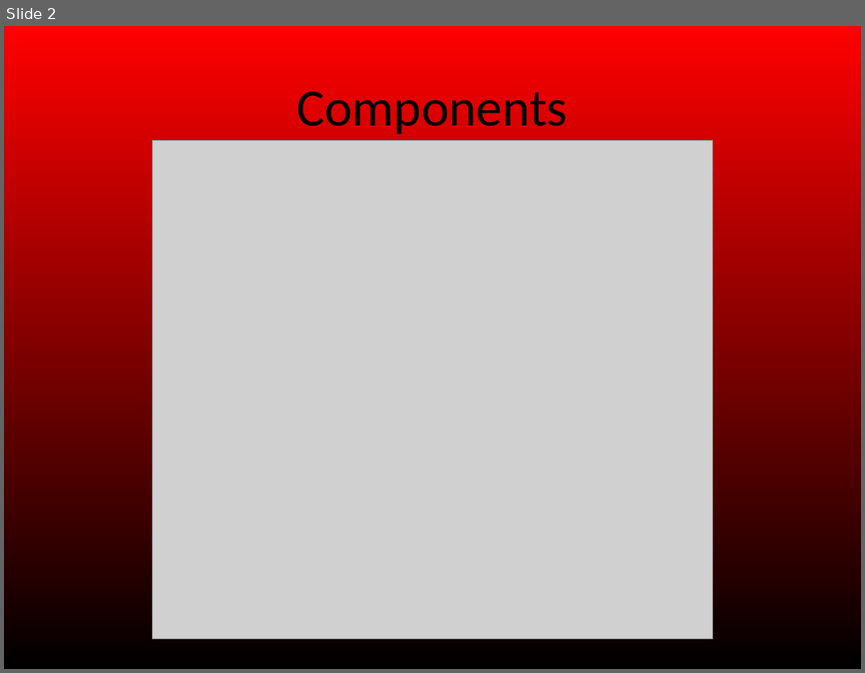
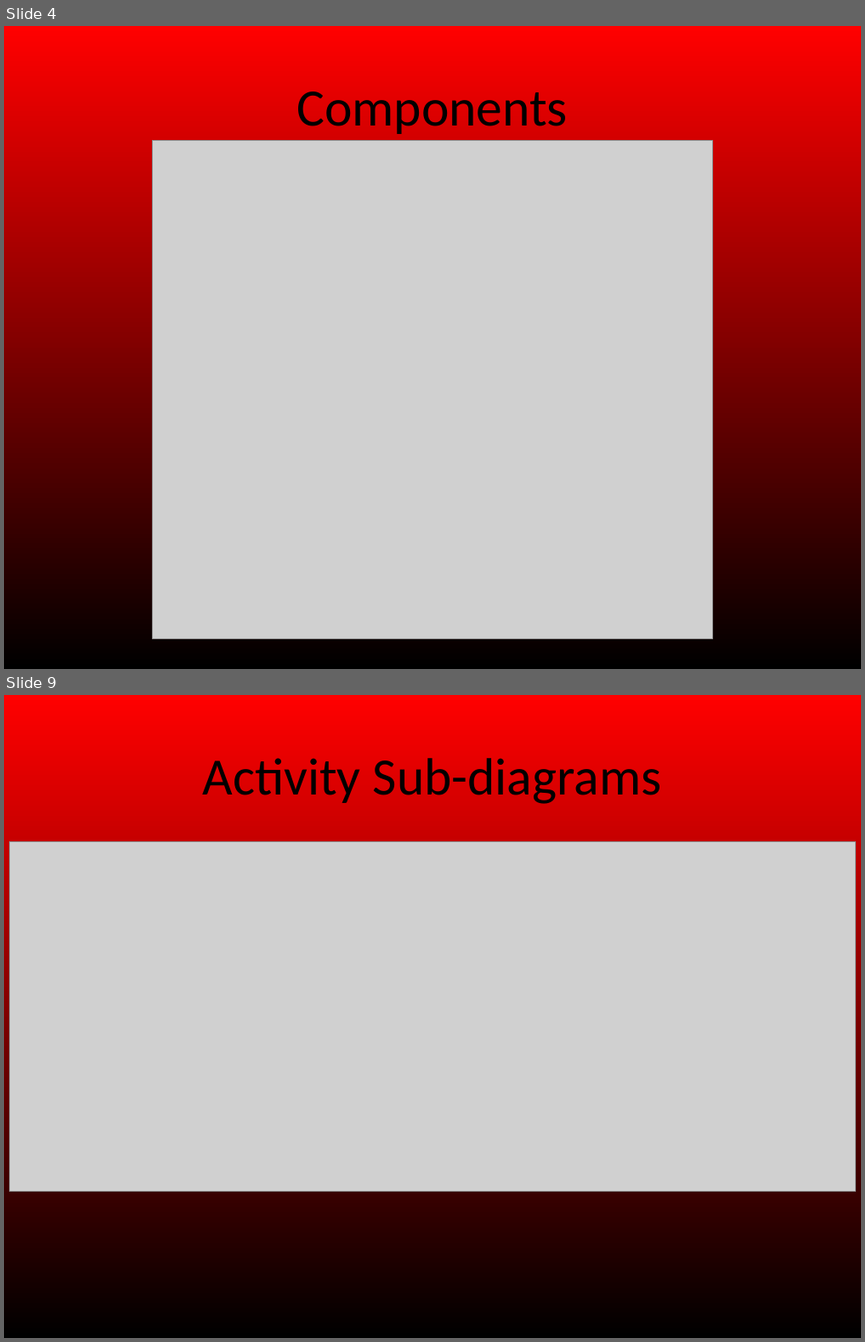
Before and after one commit to MatrixPeckham/majorrequirements336, a slide deck: Documents/Design review PPT.pptx. Shown one above the other, each under a label of ours: slide 2 before the commit, slides 4 and 9 after it; the slides between them are not shown. The pictures are 865x673 and 865x1342 pixels, drawn with LibreOffice and Linux fonts; fonts in the diff are those of the drawing; grey boxes stand for pictures. Boxes give left, top, right and bottom in pixels: in the first picture for what was removed or moved away, otherwise in the second. Text is boxed around its words. In the diff, an @@ line names an element or a change of style, - is before the commit and + after.

Commit message:
Changed some diagrams for display purposes, added some images and did a but to the PPT

```diff
--- a/Documents/Design review PPT.pptx
+++ b/Documents/Design review PPT.pptx
@@ slide 9 added at bbox=[4, 695, 861, 1338], background gradient #FF0000 to #000000 @@
@@ title added at bbox=[203, 758, 662, 804], 44 pt, text #000000 @@
+Activity Sub-diagrams
@@ picture added at bbox=[9, 841, 855, 1191] @@
@@ what was slide 2 is now slide 4 @@
```
Also in this commit, not shown: 1 slide changed, 11 other slides added, 6 other files.
